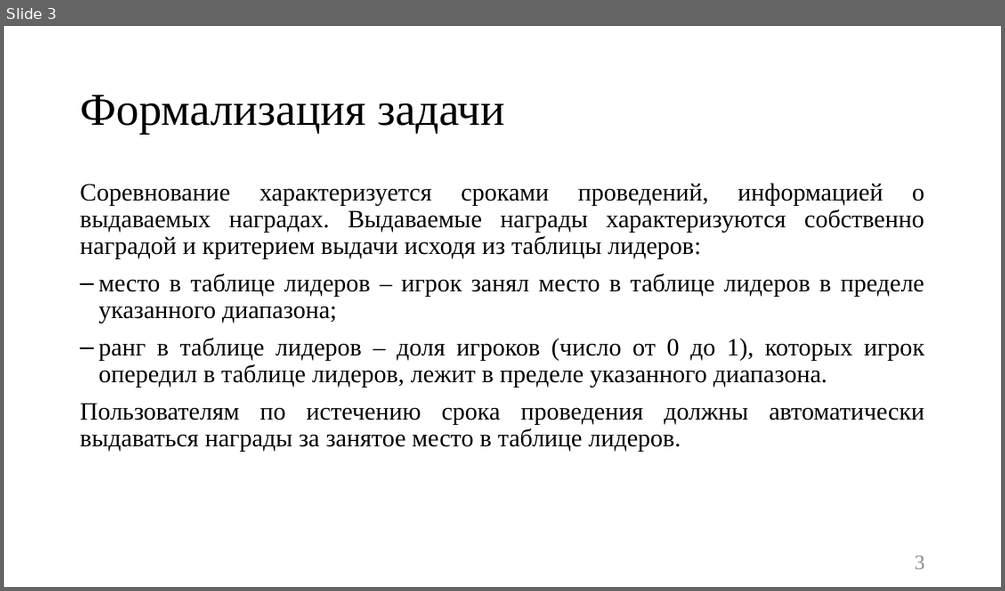
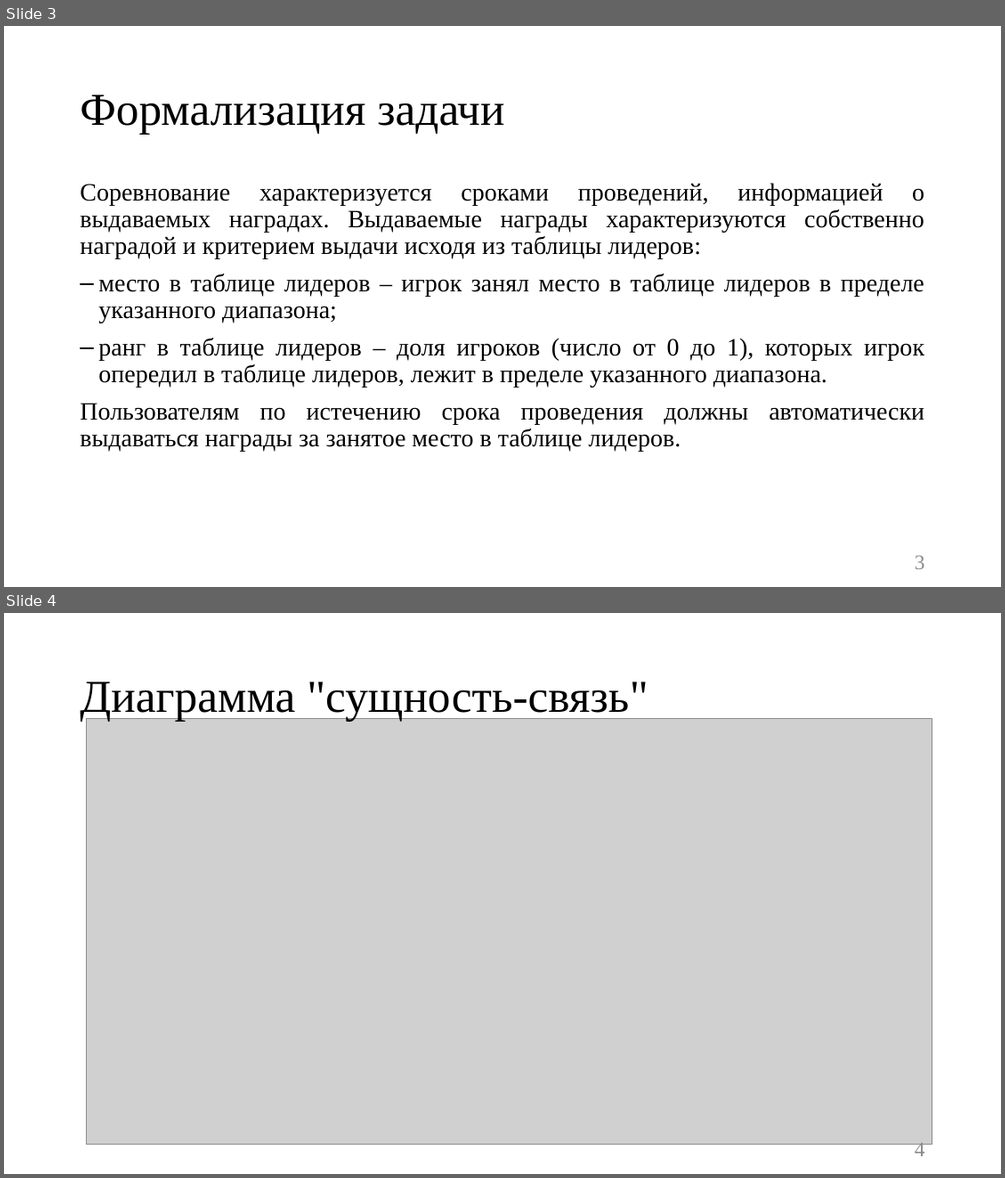
Before and after one commit to Kukushenok/competitive-math-game, a slide deck: docs/presentation.pptx. Shown one above the other, each under a label of ours: slide 3 before the commit, slides 3 and 4 after it. The pictures are 1005x591 and 1005x1178 pixels, drawn with LibreOffice and Linux fonts; fonts in the diff are those of the drawing; grey boxes stand for pictures. Boxes give left, top, right and bottom in pixels: in the first picture for what was removed or moved away, otherwise in the second. Text is boxed around its words. In the diff, an @@ line names an element or a change of style, - is before the commit and + after.

```diff
--- a/docs/presentation.pptx
+++ b/docs/presentation.pptx
@@ slide 4 added at (4, 613, 1001, 1174), background #FFFFFF @@
@@ title added at (80, 682, 648, 721), 44 pt, text #000000 @@
+Диаграмма "сущность-связь"
@@ picture added at (86, 718, 933, 1144) @@
@@ page number added at (914, 1139, 925, 1156), 20 pt, text #8C8C8C @@
+4
```
Also in this commit, not shown: 5 slides changed, 1 slide removed, 19 other files.
